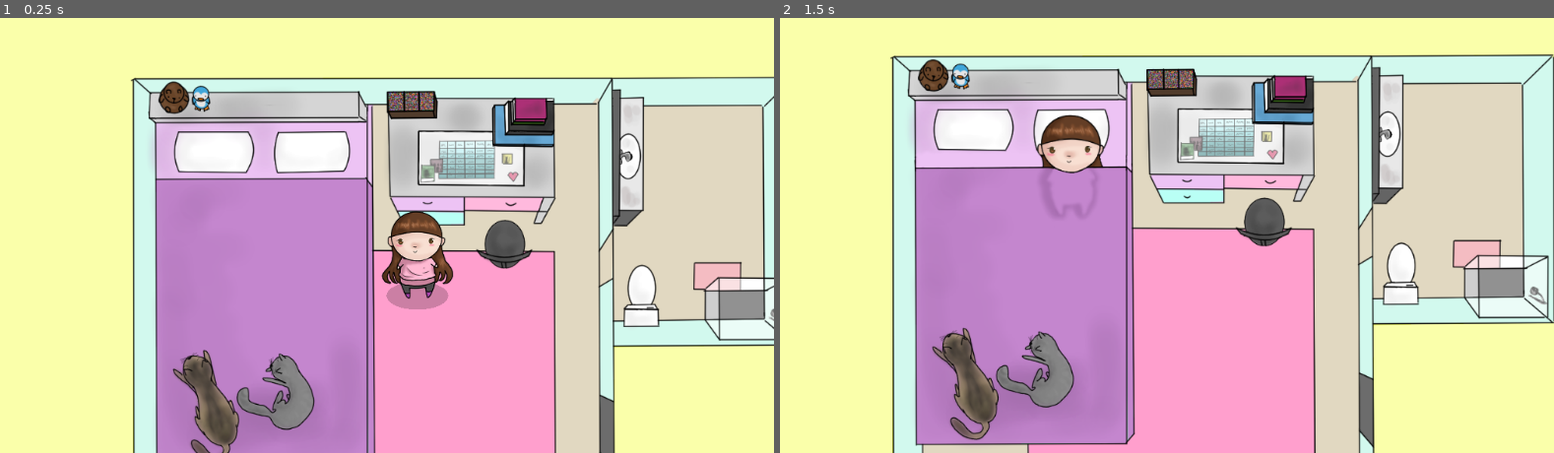
Above: before the commit, frames 1-2 (left to right).
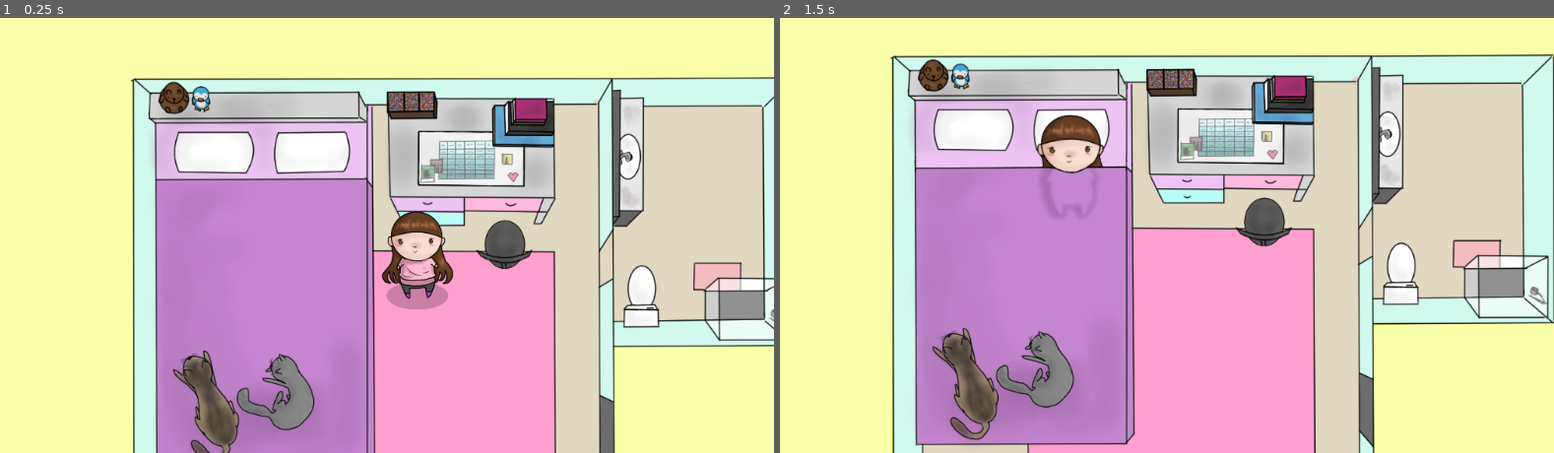
Above: after the commit, the same moments.

Repository: A-Walrus/Jessy
Game: Godot game, scene res://Scenes/World.tscn
Two runs of this game, one before a commit and one after it. Both use one fixed random seed, a clock stepped at 60 frames per second and the inputs below.
Inputs (mouse positions are in pixels of both pictures, inside the frame that each line leads up to):
- Up to frame 1 (0.25 s): no input
- Up to frame 2 (1.5 s): tap Enter at 0.5 s; move the mouse to (1043, 231) at 0.52 s; press the mouse at (1043, 231) at 0.53 s; tap Space at 1.25 s; move the mouse to (1004, 244) at 1.27 s; release the mouse at (1004, 244) at 1.28 s; click (1004, 244) at 1.35 s

The runs differ from the first frame. In frame 1, 2.9% of the frame differs, in the area x 16-100%, y 13-100%; in frame 2, nothing differs.

Commit message:
fixed navigation polygon

Diff:
--- a/Jessy/Scenes/World.tscn
+++ b/Jessy/Scenes/World.tscn
@@ -10,11 +10,11 @@
 [ext_resource path="res://Camera2D.tscn" type="PackedScene" id=8]
 
 [sub_resource type="NavigationPolygon" id=1]
-vertices = PoolVector2Array( -593.138, 112.844, -594.516, 97.6915, -246.637, 104.706, -527.02, 112.844, 166.343, -330.014, 176.631, -493.773, 304.38, -493.773, 320.469, -298.439, 228.8, -299.223, 197.46, -305.491, -503.814, 168.894, -505.69, 290.094, -531.229, 288.606, -244.285, 175.291, -244.285, 132.341, 222.698, -203.143, 201.906, -201.502, 170.821, -309.408, 101.182, -297.434, 67.8553, -274.819, 63.2546, -291.505, -252.955, -322.208, -120.565, -323.33, -120.565, -254.891, 26.4105, -214.501, 26.7179, 129.373, -29.6869, -258.257, -26.3364, -322.809, 25.7763, -322.522 )
-polygons = [ PoolIntArray( 0, 1, 2, 3 ), PoolIntArray( 4, 5, 6, 7, 8, 9 ), PoolIntArray( 10, 11, 12, 3 ), PoolIntArray( 13, 10, 3, 2, 14 ), PoolIntArray( 15, 16, 9, 8 ), PoolIntArray( 4, 9, 17 ), PoolIntArray( 18, 4, 17, 19 ), PoolIntArray( 20, 18, 19 ), PoolIntArray( 21, 22, 23, 2 ), PoolIntArray( 24, 25, 14, 2, 23, 26 ), PoolIntArray( 19, 24, 26, 27, 28, 20 ) ]
-outlines = [ PoolVector2Array( -252.955, -322.208, -120.565, -323.33, -120.565, -254.891, -29.6869, -258.257, -26.3364, -322.809, 25.7763, -322.522, 63.2546, -291.505, 101.182, -297.434, 166.343, -330.014, 176.631, -493.773, 304.38, -493.773, 320.469, -298.439, 228.8, -299.223, 222.698, -203.143, 201.906, -201.502, 197.46, -305.491, 170.821, -309.408, 67.8553, -274.819, 26.4105, -214.501, 26.7179, 129.373, -244.285, 132.341, -244.285, 175.291, -503.814, 168.894, -505.69, 290.094, -531.229, 288.606, -527.02, 112.844, -593.138, 112.844, -594.516, 97.6915, -246.637, 104.706 ) ]
+vertices = PoolVector2Array( -593.138, 112.844, -594.516, 97.6915, -246.637, 104.706, -527.02, 112.844, -508.127, 228.982, -535.744, 228.982, -503.814, 168.894, -244.285, 175.291, -244.285, 132.341, -252.955, -322.208, -120.565, -323.33, -120.565, -254.891, 224.408, -255.168, 200.366, -253.754, 197.46, -305.491, 226.743, -328.102, 157.329, -362.165, 176.631, -493.773, 282.1, -495.319, 284.773, -334.957, 161.491, -349.678, 92.5169, -336.002, 49.7055, -299.731, 46.7325, -319.353, 26.4105, -214.501, 26.7179, 129.373, -29.6869, -258.257, -26.3364, -322.809, 25.7763, -322.522 )
+polygons = [ PoolIntArray( 0, 1, 2, 3 ), PoolIntArray( 4, 5, 3, 6 ), PoolIntArray( 7, 6, 3, 2, 8 ), PoolIntArray( 9, 10, 11, 2 ), PoolIntArray( 12, 13, 14, 15 ), PoolIntArray( 16, 17, 18, 19, 15 ), PoolIntArray( 16, 15, 14, 20 ), PoolIntArray( 21, 16, 20, 22 ), PoolIntArray( 23, 21, 22 ), PoolIntArray( 24, 25, 8, 2, 11, 26 ), PoolIntArray( 22, 24, 26, 27, 28, 23 ) ]
+outlines = [ PoolVector2Array( -252.955, -322.208, -120.565, -323.33, -120.565, -254.891, -29.6869, -258.257, -26.3364, -322.809, 25.7763, -322.522, 46.7325, -319.353, 92.5169, -336.002, 157.329, -362.165, 176.631, -493.773, 282.1, -495.319, 284.773, -334.957, 226.743, -328.102, 224.408, -255.168, 200.366, -253.754, 197.46, -305.491, 161.491, -349.678, 49.7055, -299.731, 26.4105, -214.501, 26.7179, 129.373, -244.285, 132.341, -244.285, 175.291, -503.814, 168.894, -508.127, 228.982, -535.744, 228.982, -527.02, 112.844, -593.138, 112.844, -594.516, 97.6915, -246.637, 104.706 ) ]
 
-[sub_resource type="SpriteFrames" id=3]
+[sub_resource type="SpriteFrames" id=2]
 animations = [ {
 "frames": [ ExtResource( 6 ) ],
 "loop": true,
@@ -57,10 +57,10 @@
 }
 
 [node name="Jessy" type="AnimatedSprite" parent="Navigation2D"]
-position = Vector2( -238.375, -263.442 )
+position = Vector2( -238.375, -264.037 )
 scale = Vector2( 0.2, 0.2 )
 z_index = 1
-frames = SubResource( 3 )
+frames = SubResource( 2 )
 animation = "idle"
 playing = true
 
--- /dev/null
+++ b/Jessy/World.tscn
@@ -0,0 +1,62 @@
+[gd_scene load_steps=8 format=2]
+
+[ext_resource path="res://Art/Temp/JESSY.ROOM.png" type="Texture" id=1]
+[ext_resource path="res://Art/Temp/JESSY.png" type="Texture" id=2]
+[ext_resource path="res://Navigation2D.gd" type="Script" id=3]
+[ext_resource path="res://Area2D.gd" type="Script" id=4]
+[ext_resource path="res://Art/Temp/Disk_pack1.svg.png" type="Texture" id=5]
+
+[sub_resource type="NavigationPolygon" id=1]
+vertices = PoolVector2Array( 176.631, -493.773, 304.38, -493.773, 334.388, -266.569, 241.792, -264.854, 166.343, -330.014, -593.138, 112.844, -594.516, 97.6915, -246.637, 104.706, -527.02, 112.844, -503.814, 168.894, -505.69, 290.094, -531.229, 288.606, -244.285, 175.291, -244.285, 132.341, -252.955, -322.208, -120.565, -323.33, -120.565, -254.891, 26.4105, -214.501, 26.7179, 129.373, -29.6869, -258.257, -26.3364, -322.809, 25.7763, -322.522, 63.2546, -291.505, 143.193, -277.715, 101.182, -297.434, 174.059, -251.136, 237.505, -203.98, 184.348, -198.836 )
+polygons = [ PoolIntArray( 0, 1, 2, 3, 4 ), PoolIntArray( 5, 6, 7, 8 ), PoolIntArray( 9, 10, 11, 8 ), PoolIntArray( 12, 9, 8, 7, 13 ), PoolIntArray( 14, 15, 16, 7 ), PoolIntArray( 17, 18, 13, 7, 16, 19 ), PoolIntArray( 17, 19, 20, 21, 22 ), PoolIntArray( 23, 17, 22, 24 ), PoolIntArray( 23, 24, 4, 3 ), PoolIntArray( 25, 23, 3, 26 ), PoolIntArray( 25, 26, 27 ) ]
+outlines = [ PoolVector2Array( -252.955, -322.208, -120.565, -323.33, -120.565, -254.891, -29.6869, -258.257, -26.3364, -322.809, 25.7763, -322.522, 63.2546, -291.505, 101.182, -297.434, 166.343, -330.014, 176.631, -493.773, 304.38, -493.773, 334.388, -266.569, 241.792, -264.854, 237.505, -203.98, 184.348, -198.836, 174.059, -251.136, 143.193, -277.715, 26.4105, -214.501, 26.7179, 129.373, -244.285, 132.341, -244.285, 175.291, -503.814, 168.894, -505.69, 290.094, -531.229, 288.606, -527.02, 112.844, -593.138, 112.844, -594.516, 97.6915, -246.637, 104.706 ) ]
+
+[sub_resource type="RectangleShape2D" id=2]
+extents = Vector2( 159.382, 171.238 )
+
+[node name="World" type="Node2D"]
+
+[node name="Navigation2D" type="Navigation2D" parent="."]
+script = ExtResource( 3 )
+
+[node name="room" type="Sprite" parent="Navigation2D"]
+position = Vector2( 4.02824, -1.71472 )
+texture = ExtResource( 1 )
+__meta__ = {
+"_edit_lock_": true
+}
+
+[node name="NavigationPolygonInstance" type="NavigationPolygonInstance" parent="Navigation2D"]
+position = Vector2( -10.6821, 15.0859 )
+navpoly = SubResource( 1 )
+__meta__ = {
+"_edit_lock_": true
+}
+
+[node name="Jessy" type="Sprite" parent="Navigation2D"]
+position = Vector2( -145.253, -108.613 )
+scale = Vector2( 0.15, 0.15 )
+z_index = 1
+texture = ExtResource( 2 )
+
+[node name="Camera2D" type="Camera2D" parent="Navigation2D/Jessy"]
+scale = Vector2( 6.66667, 6.66667 )
+current = true
+__meta__ = {
+"_edit_lock_": true
+}
+
+[node name="Shadow" type="Sprite" parent="Navigation2D/Jessy"]
+modulate = Color( 1, 1, 1, 0.2 )
+position = Vector2( 41.5613, 312.379 )
+scale = Vector2( 0.425744, 0.19336 )
+z_index = -1
+texture = ExtResource( 5 )
+
+[node name="Bed" type="Area2D" parent="."]
+script = ExtResource( 4 )
+
+[node name="CollisionShape2D" type="CollisionShape2D" parent="Bed"]
+position = Vector2( -486.333, -306.914 )
+shape = SubResource( 2 )
+[connection signal="input_event" from="Bed" to="Bed" method="_on_Area2D_input_event"]
Not shown: 3 places in Jessy/Scenes/World.tscn that only renumber resources
